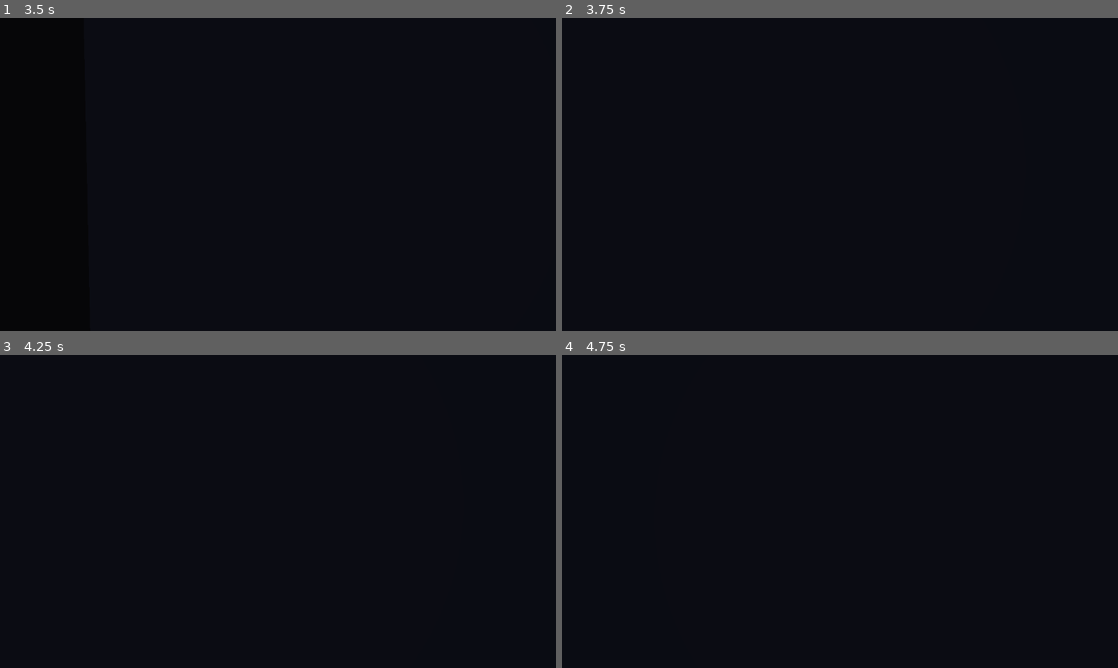
Above: before the commit, frames 1-4 (two rows, left to right).
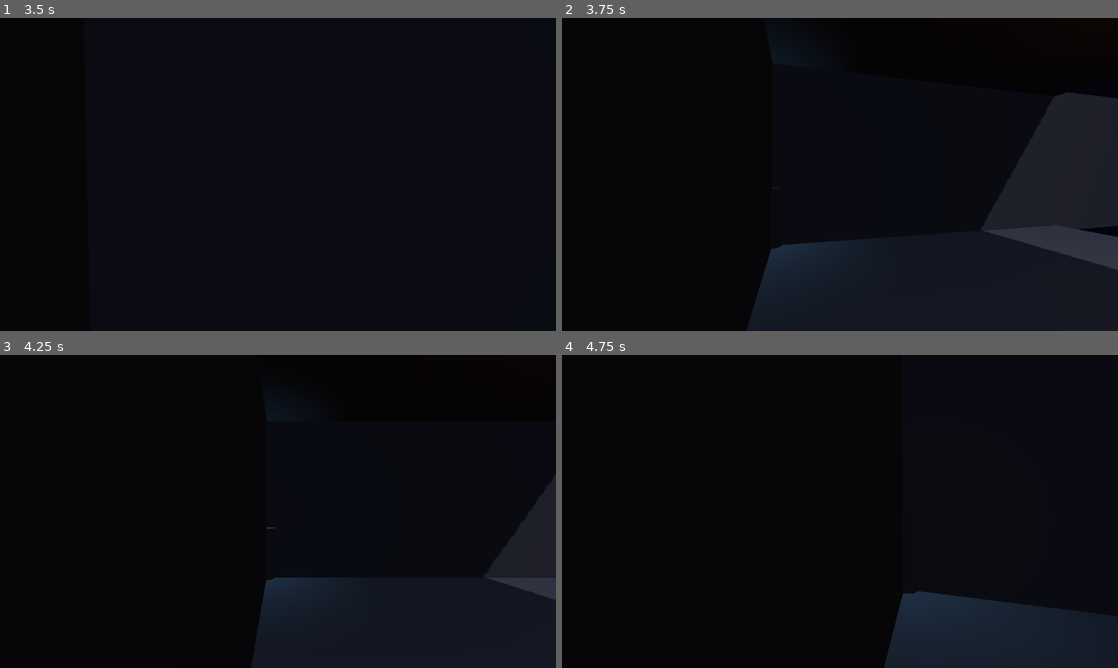
Above: after the commit, the same moments.

Repository: alanops/brackeys-gamejam-2025
Game: Godot game, scene res://src/scenes/DungeonRoomEnhanced.tscn
The game is run twice, just before and just after one commit, with the same random seed, the same clock (stepped at 60 frames per second) and the same inputs.
Inputs (mouse positions are in pixels of both pictures, inside the frame that each line leads up to):
- Up to frame 1 (3.5 s): move the mouse to (305, 174) at 0.52 s; hold W (move_forward) from 0.53 s (still down); tap Space (jump) at 0.77, 1.52, 3.02 s; move the mouse to (250, 174) at 1.27 s; move the mouse to (289, 168) at 2.02 s; tap Enter at 2.75 s; move the mouse to (272, 180) at 2.77 s
- Up to frame 2 (3.75 s): keep holding W (move_forward); tap R (reset_scene, bound only after the commit) at 3.5 s; move the mouse to (878, 177) at 3.52 s
- Up to frame 3 (4.25 s): keep holding W (move_forward); tap Space (jump) at 3.77 s; tap R (reset_scene, bound only after the commit) at 4.15 s
- Up to frame 4 (4.75 s): keep holding W (move_forward); move the mouse to (795, 508) at 4.27 s; tap Space (jump) at 4.52 s

Frame 1 is identical in both runs. In frame 2, 3.3% of the frame differs, in the area x 35-100%, y 54-89%; in frame 3, 1.6%; in frame 4, 6.5%, in the area x 57-91%, y 75-100%.

Commit message:
Add R key for quick scene reset
- Added reset_scene input action mapped to R key
- Player controller handles reset with reload_current_scene()
- Updated debug overlay to show R: Reset shortcut
- Updated documentation with new hotkey
- Useful for rapid iteration and testing

Diff:
--- a/project.godot
+++ b/project.godot
@@ -97,6 +97,11 @@
 "events": [Object(InputEventKey,"resource_local_to_scene":false,"resource_name":"","device":-1,"window_id":0,"alt_press …(195 unchanged characters)…
 ]
 }
+reset_scene={
+"deadzone": 0.5,
+"events": [Object(InputEventKey,"resource_local_to_scene":false,"resource_name":"","device":-1,"window_id":0,"alt_pressed":false,"shift_pressed":false,"ctrl_pressed":false,"meta_pressed":false,"pressed":false,"keycode":0,"physical_keycode":82,"key_label":0,"unicode":114,"location":0,"echo":false,"script":null)
+]
+}
 
 [rendering]
 
--- a/src/scripts/DebugOverlay.gd
+++ b/src/scripts/DebugOverlay.gd
@@ -42,7 +42,7 @@
 
 	# Debug Controls Info
 	var controls_label = Label.new()
-	controls_label.text = "F3: Toggle Debug | F4: Console | F5: Noclip"
+	controls_label.text = "F3: Debug | F4: Console | F5: Noclip | R: Reset"
 	controls_label.add_theme_font_size_override("font_size", 12)
 	controls_label.add_theme_color_override("font_color", Color.GRAY)
 	vbox.add_child(controls_label)
--- a/src/scripts/FirstPersonController.gd
+++ b/src/scripts/FirstPersonController.gd
@@ -28,6 +28,10 @@
 			Input.set_mouse_mode(Input.MOUSE_MODE_VISIBLE)
 		else:
 			get_tree().change_scene_to_file("res://src/scenes/Main.tscn")
+
+	# Reset scene
+	if event.is_action_pressed("reset_scene"):
+		get_tree().reload_current_scene()
 
 func _process(delta):
 	# Gamepad look
Not shown, added: src/scripts/DebugOverlay.gd.uid
Not shown, added: src/scripts/DevConsole.gd.uid
Not shown, added: src/scripts/GameManager.gd.uid
Not shown, added: src/scripts/SceneSwitcher.gd.uid
Not shown, changed: docs/CONTROLS.md
Not shown, changed: docs/DEV_TOOLS.md
